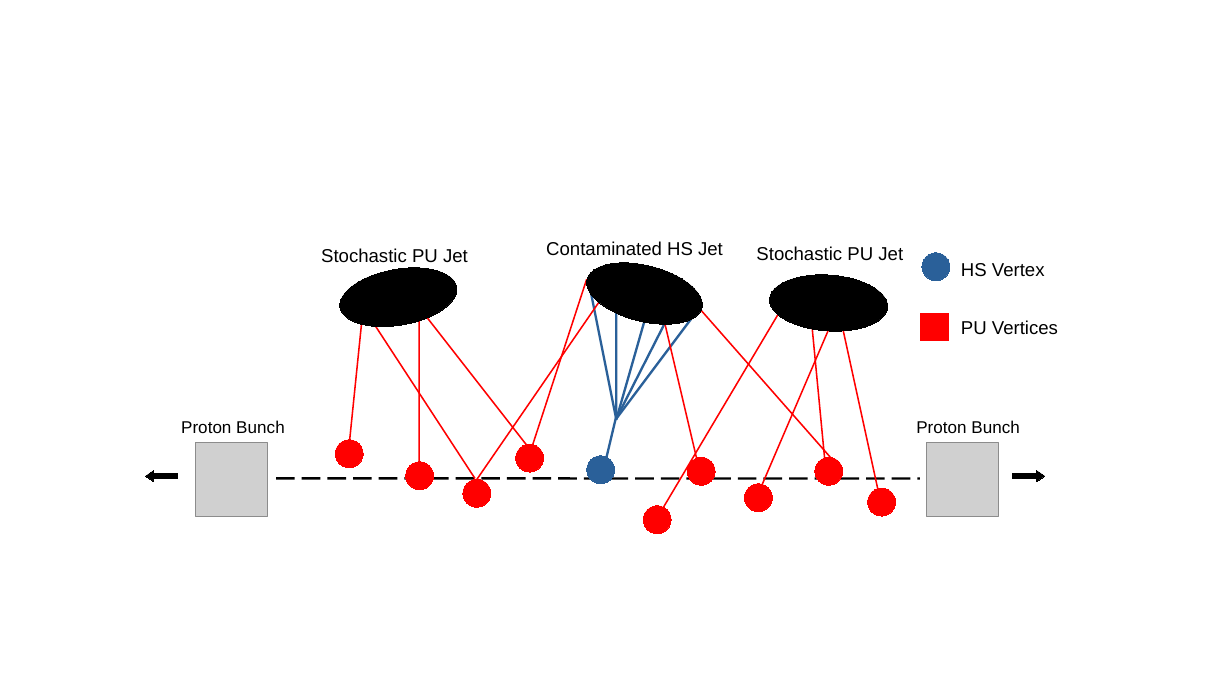
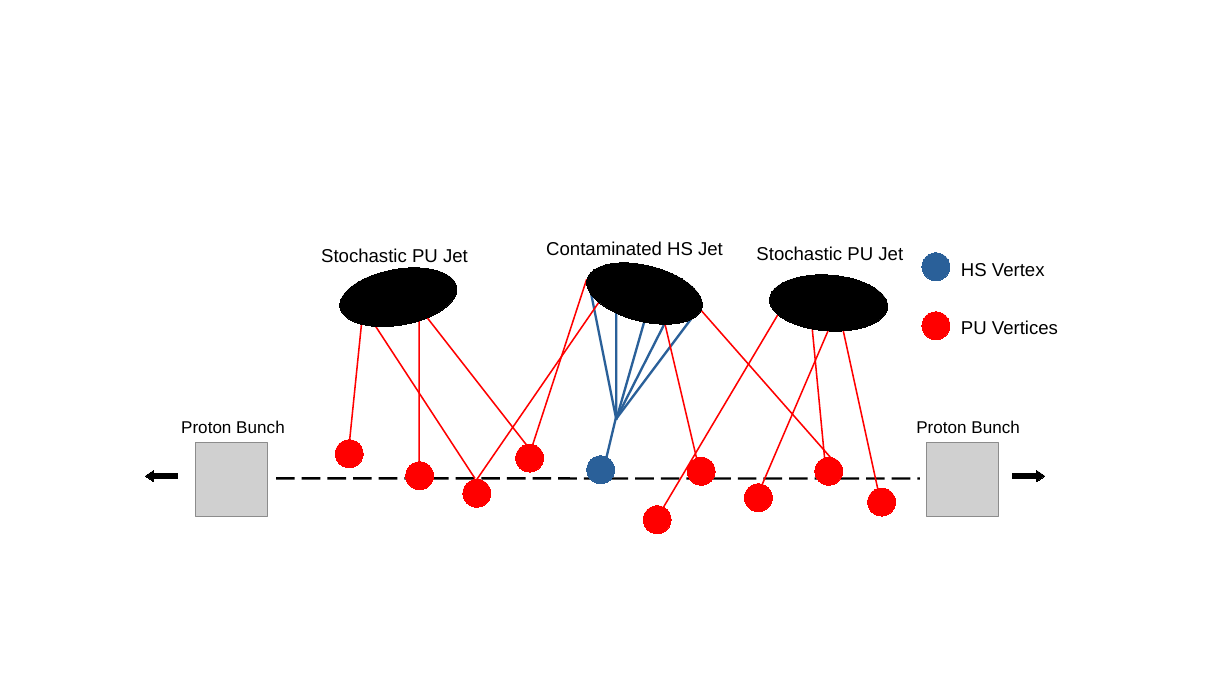
Before and after one commit to LukeV37/Pileup_Plotting, a slide deck: slide 1 of Fig1/pileup_graphic.odp. Drawn at 1232x693 pixels with LibreOffice and Linux fonts; fonts in the diff are those of the drawing; grey boxes stand for pictures. Boxes give left, top, right and bottom in pixels: in the first picture for what was removed or moved away, otherwise in the second. Text is boxed around its words. In the diff, an @@ line names an element or a change of style, - is before the commit and + after.

```diff
--- a/Fig1/pileup_graphic.odp
+++ b/Fig1/pileup_graphic.odp
@@ ellipse at (x1=922, y1=312, x2=950, y2=340): rectangle to ellipse @@
```
Also in this commit, not shown: 2 other files.
